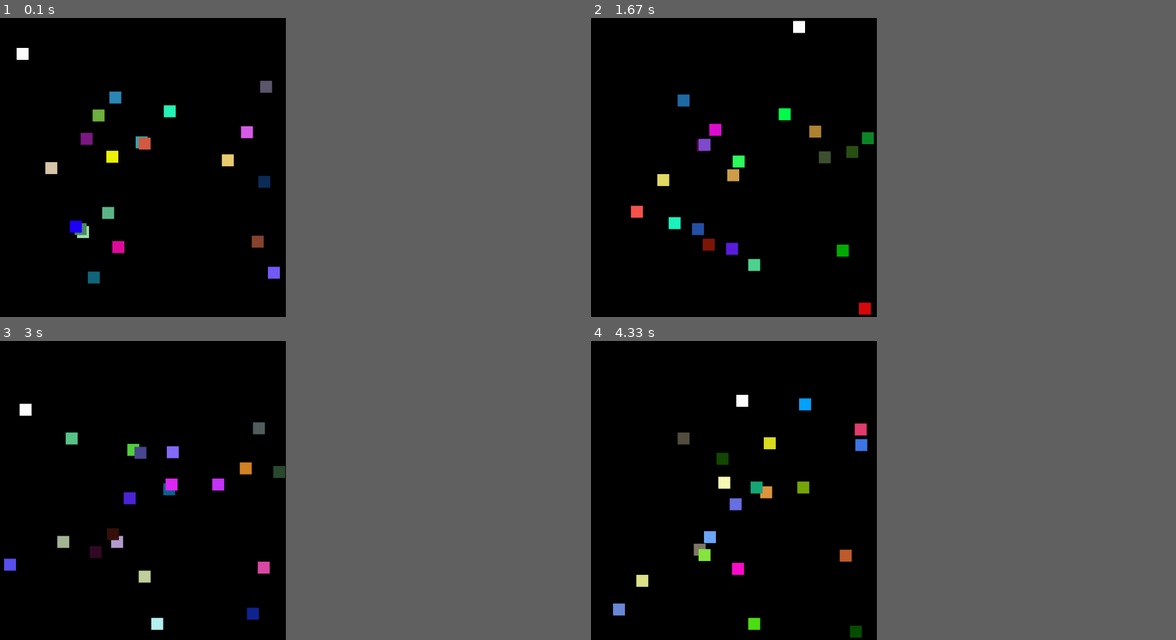
Above: before the commit, frames 1-4 (two rows, left to right).
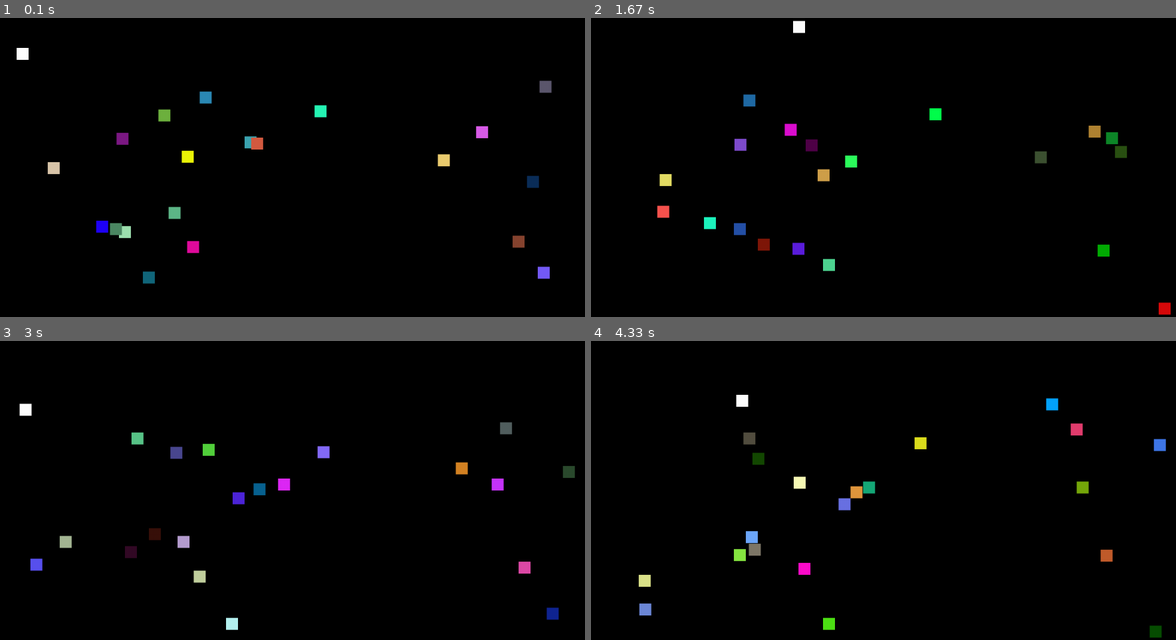
Above: after the commit, the same moments.

Repository: syki66/mini-game
Game: pygame game, started from pygame_test.py
Two runs of this game, one before a commit and one after it. Both use one fixed random seed, a clock stepped at 60 frames per second and the inputs below.
Inputs:
- Up to frame 1 (0.1 s): no input
- Up to frame 2 (1.67 s): hold Right 0.33-0.8 s; hold Up 0.83-1.13 s; hold Right 1.17-1.63 s
- Up to frame 3 (3 s): hold Left 1.67-2.2 s; hold Down 2.23-2.53 s; hold Left 2.57-2.97 s
- Up to frame 4 (4.33 s): hold Up 3-3.37 s; hold Right 3.4-4.03 s; hold Down from 4.07 s (still down)
In our replay, the window is 450x450 before the commit and 900x450 after it. These sizes can differ from the game's own. Grey fills any space a smaller window leaves; there, only what the larger window draws over its background counts as a difference.

The runs differ from the first frame. In frame 1, 3.2% of the frame differs, in the area x 7-95%, y 20-89%; in frame 2, 3.3%; in frame 3, 3.2%; in frame 4, 3.3%, in the area x 3-99%, y 19-100%.

Commit message:
modify bug

Diff:
--- a/pygame_test.py
+++ b/pygame_test.py
@@ -3,9 +3,7 @@
 
 pygame.init()
 
-
-
-screenWidth = 500
+screenWidth = 1000
 screenHeight = 500
 
 win = pygame.display.set_mode((screenWidth, screenHeight))
@@ -25,7 +23,7 @@
 # 적 위치 값을 배열 넣기, 랜덤한 초기 위치값으로 설정
 enemy = []
 for i in range(enemyNum):
-    enemy.append([random.randrange(100,screenHeight), random.randrange(100,screenWidth)]) #
+    enemy.append([random.randrange(100,screenWidth), random.randrange(100,screenHeight)])
 
 run = True
 while run:
@@ -57,7 +55,7 @@
 
     # 적 움직임, 우선 랜덤하게 각자 움직이게함
     for i in range(len(enemy)):
-        randomColor = (random.randrange(0,256),random.randrange(0,256),random.randrange(0,256)) # 적 랜덤컬러
+        randomColor = (random.randrange(0,256),random.randrange(0,256),random.randrange(0,256)) # 적 블링블링
         pygame.draw.rect(win, randomColor, (enemy[i][0], enemy[i][1], width, height))
         randomMove = random.randrange(0,4)
 
